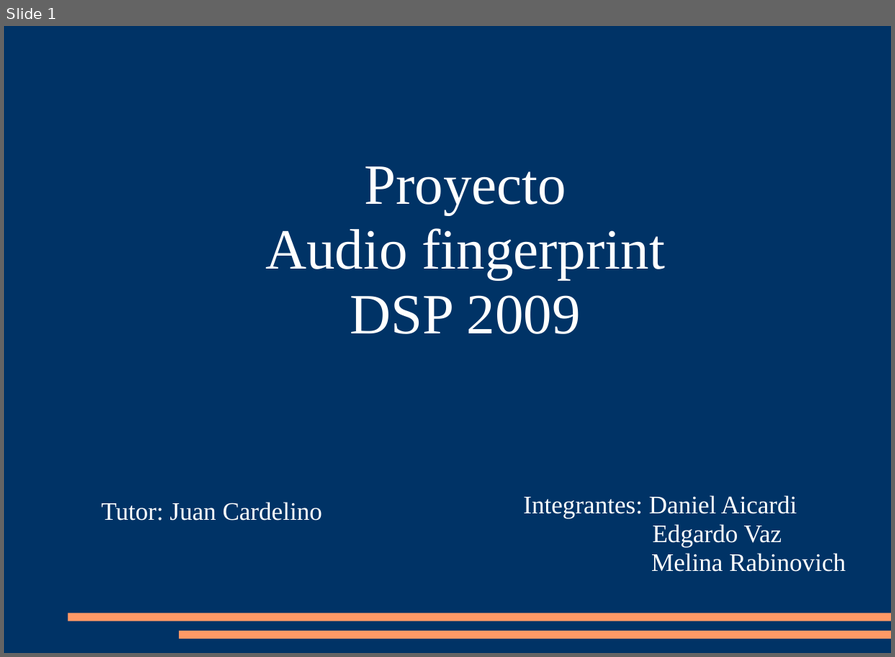
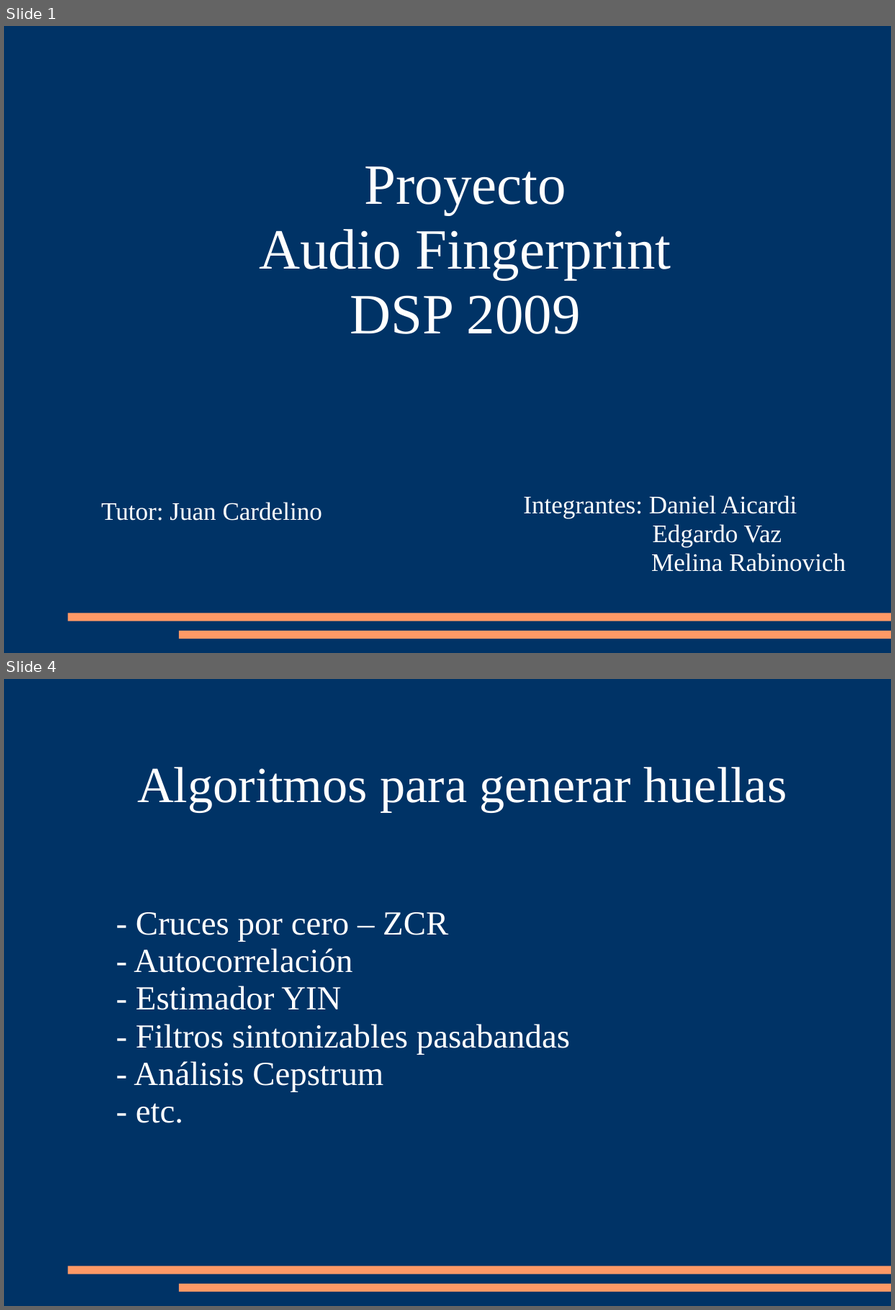
Before and after one commit to mrabinovichm/audio-fingerprint, a slide deck: Presentacion.ppt. Shown one above the other, each under a label of ours: slide 1 before the commit, slides 1 and 4 after it; the slides between them are not shown. The pictures are 895x657 and 895x1310 pixels, drawn with LibreOffice and Linux fonts; fonts in the diff are those of the drawing. Boxes give left, top, right and bottom in pixels: in the first picture for what was removed or moved away, otherwise in the second. Text is boxed around its words. In the diff, an @@ line names an element or a change of style, - is before the commit and + after.

Commit message:
Presentacion.ppt, falta sólo el visto bueno del tutor para la presentación del proyecto.

```diff
--- a/Presentacion.ppt
+++ b/Presentacion.ppt
@@ slide 4 added at (4, 679, 891, 1306), background #003366; not listed: 2 template elements that a slide beside it also shows @@
@@ text added at (137, 767, 787, 812), 48 pt, text #FFFFFF @@
+Algoritmos para generar huellas
@@ text added at (134, 912, 570, 1123), 32 pt, text #FFFFFF @@
+- Cruces por cero – ZCR
+- Autocorrelación
+- Estimador YIN
+- Filtros sintonizables pasabandas
+- Análisis Cepstrum
+- etc.
@@ slide 1 changed as well @@
@@ text at (259, 229, 671, 279): text changed @@
-Audio fingerprint
+Audio Fingerprint
```
Also in this commit, not shown: 5 other slides added, 2 other files.
